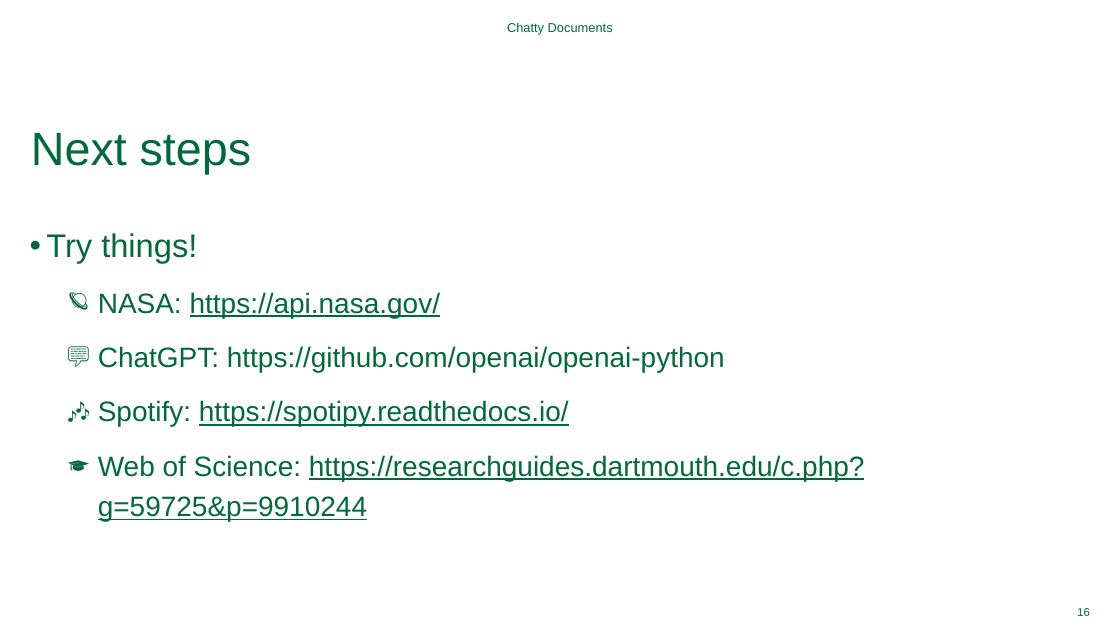
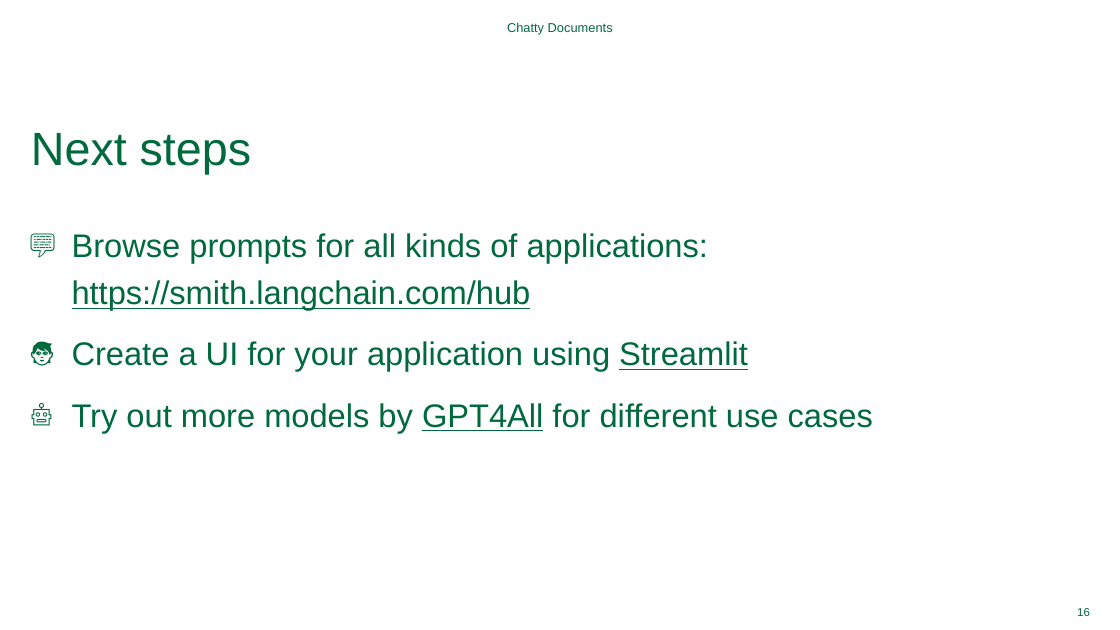
Before and after one commit to Dartmouth-Libraries/chatty-documents, a slide deck: slide 16 of ppt/chatty-documents.pptx. Drawn at 1120x630 pixels with LibreOffice and Linux fonts; fonts in the diff are those of the drawing; background and template pictures are left out. Boxes give left, top, right and bottom in pixels: in the first picture for what was removed or moved away, otherwise in the second. Text is boxed around its words. In the diff, an @@ line names an element or a change of style, - is before the commit and + after.

```diff
--- a/ppt/chatty-documents.pptx
+++ b/ppt/chatty-documents.pptx
@@ text at box(72, 233, 873, 432): text changed; size 24 to 28 pt @@
-• Try things!
-  🪐 NASA: https://api.nasa.gov/
-  💬 ChatGPT: https://github.com/openai/openai-python
-  🎶 Spotify: https://spotipy.readthedocs.io/
-  🎓 Web of Science: https://researchguides.dartmouth.edu/c.php?g=59725&p=9910244
+💬 Browse prompts for all kinds of applications: https://smith.langchain.com/hub
+🧑‍ Create a UI for your application using Streamlit
+🤖 Try out more models by GPT4All for different use cases
```
Also in this commit, not shown: 5 other slides changed, 4 slides added, 4 slides removed, 2 other files.
